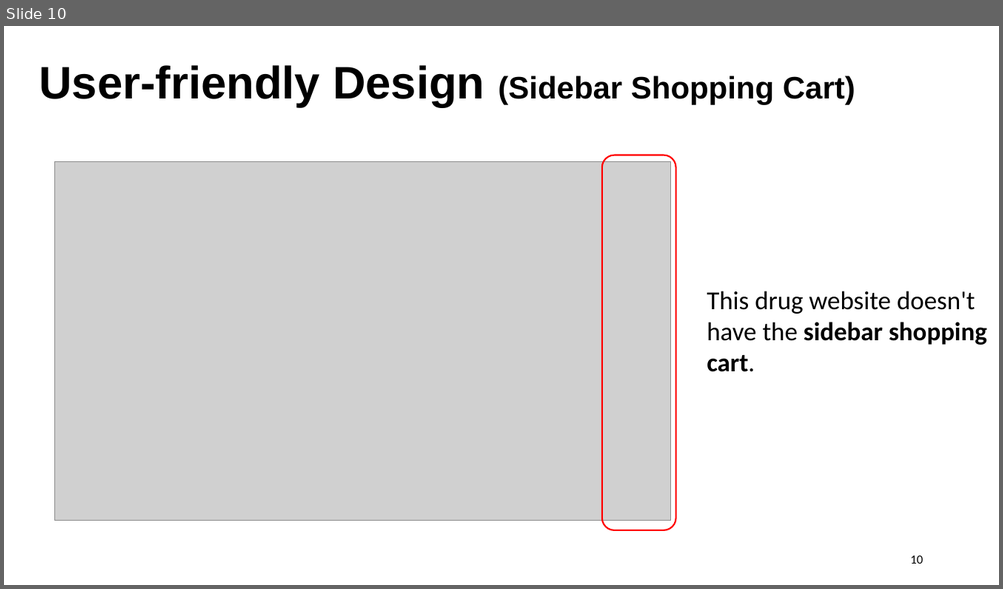
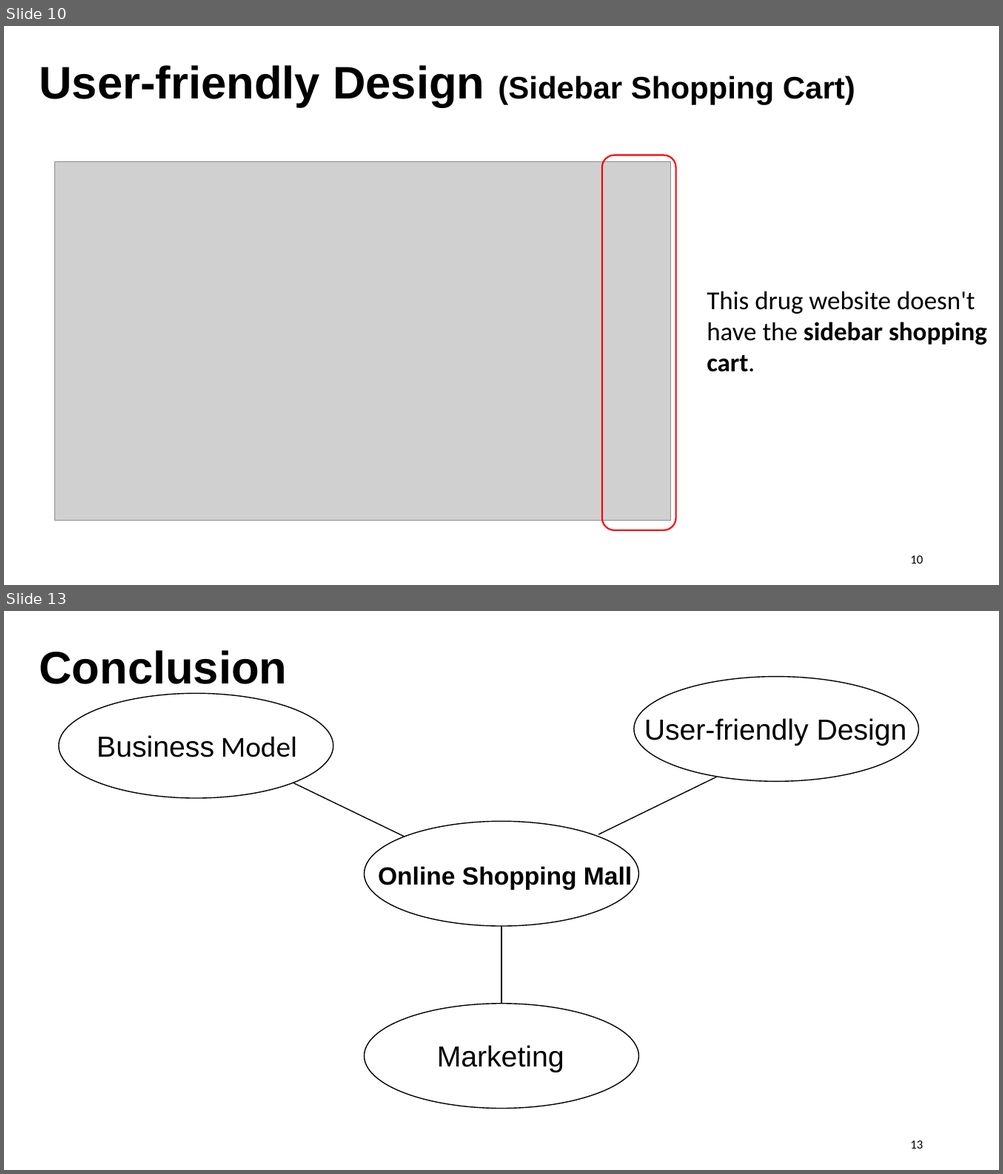
Before and after one commit to lrrong2020/Technical-Writing, a slide deck: Technical Writing.pptx. Shown one above the other, each under a label of ours: slide 10 before the commit, slides 10 and 13 after it; the slides between them are not shown. The pictures are 1003x589 and 1003x1174 pixels, drawn with LibreOffice and Linux fonts; fonts in the diff are those of the drawing; grey boxes stand for pictures. Boxes give left, top, right and bottom in pixels: in the first picture for what was removed or moved away, otherwise in the second. Text is boxed around its words. In the diff, an @@ line names an element or a change of style, - is before the commit and + after.

```diff
--- a/Technical Writing.pptx
+++ b/Technical Writing.pptx
@@ slide 13 added at (4, 611, 999, 1170), background #FFFFFF @@
@@ text added at (39, 650, 287, 684), 44 pt, text #000000, bold @@
+Conclusion
@@ ellipse added at (634, 677, 919, 782), outline #000000 1 pt @@
@@ ellipse added at (59, 693, 333, 798), outline #000000 1 pt @@
@@ text added at (644, 718, 907, 746), 28 pt, text #000000 @@
+User-friendly Design
@@ text added at (96, 735, 297, 758), 28 pt, text #000000 @@
+Business Model
@@ line added from (293, 783) to (404, 837), #000000 1 pt @@
@@ line added from (717, 777) to (599, 834), #000000 1 pt @@
@@ ellipse added at (364, 821, 639, 926), outline #000000 1 pt @@
@@ text added at (378, 866, 632, 890), 24 pt, text #000000, bold @@
+Online Shopping Mall
@@ line added from (502, 926) to (502, 1004), #000000 1 pt @@
@@ ellipse added at (364, 1004, 639, 1110), outline #000000 1 pt @@
@@ text added at (437, 1045, 564, 1073), 28 pt, text #000000 @@
+Marketing
@@ page number added at (910, 1141, 922, 1149), 12 pt, text #000000 @@
+13
```
Also in this commit, not shown: 3 slides changed, 1 other slide added, 1 slide removed.
